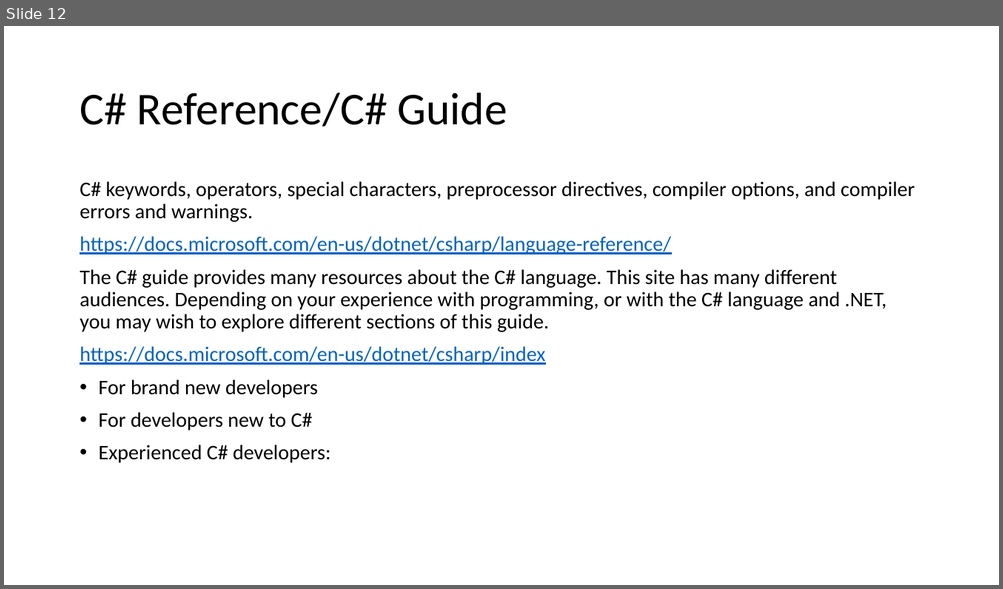
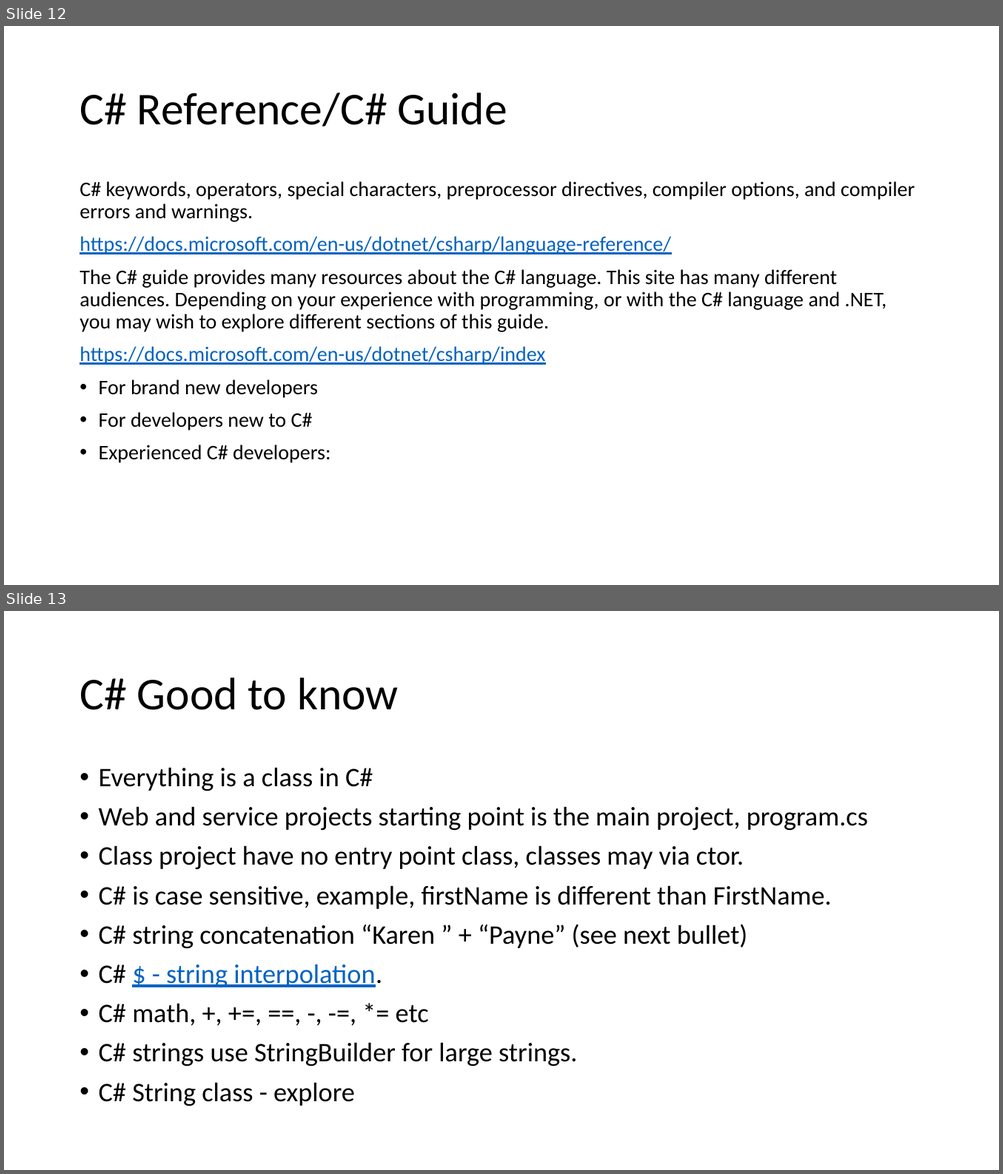
Before and after one commit to karenpayneoregon/VisualStudioEducation, a slide deck: PowerPoint/Working with Visual Studio.pptx. Shown one above the other, each under a label of ours: slide 12 before the commit, slides 12 and 13 after it. The pictures are 1003x589 and 1003x1174 pixels, drawn with LibreOffice and Linux fonts; fonts in the diff are those of the drawing. Boxes give left, top, right and bottom in pixels: in the first picture for what was removed or moved away, otherwise in the second. Text is boxed around its words. In the diff, an @@ line names an element or a change of style, - is before the commit and + after.

Commit message:
Added ASP.NET simple startup, Updated Power Point.

```diff
--- a/PowerPoint/Working with Visual Studio.pptx
+++ b/PowerPoint/Working with Visual Studio.pptx
@@ slide 13 added at (x1=4, y1=611, x2=999, y2=1170), background #FFFFFF @@
@@ title added at (x1=79, y1=678, x2=398, y2=710), 44 pt, text #000000 @@
+C# Good to know
@@ text added at (x1=99, y1=767, x2=868, y2=1107), 25.9 pt, text #000000 @@
+• Everything is a class in C#
+• Web and service projects starting point is the main project, program.cs
+• Class project have no entry point class, classes may via ctor.
+• C# is case sensitive, example, firstName is different than FirstName.
+• C# string concatenation “Karen ” + “Payne” (see next bullet)
+• C# $ - string interpolation.
+• C# math, +, +=, ==, -, -=, *= etc
+• C# strings use StringBuilder for large strings.
+• C# String class - explore
```
Also in this commit, not shown: 6 other slides added, 54 other files.
